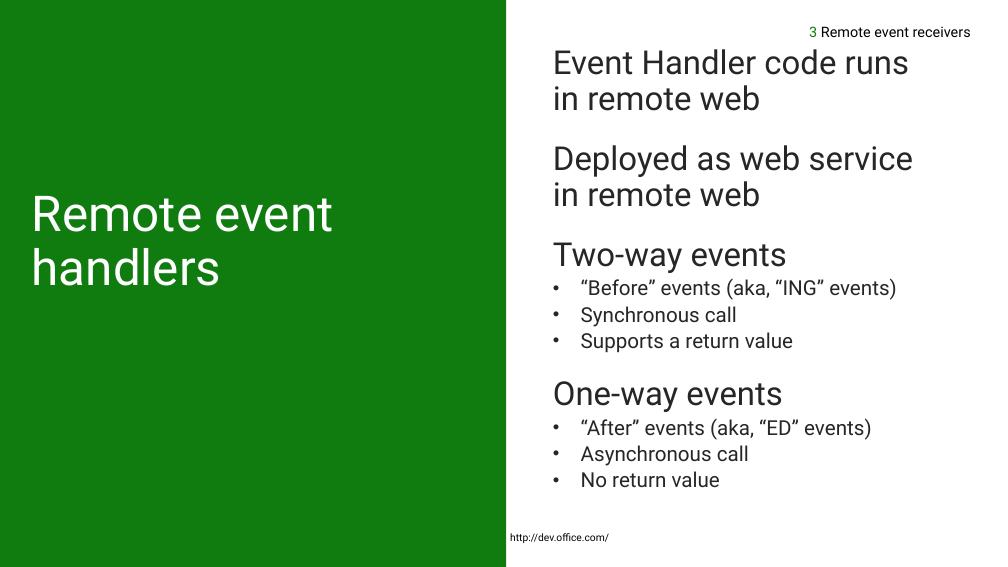
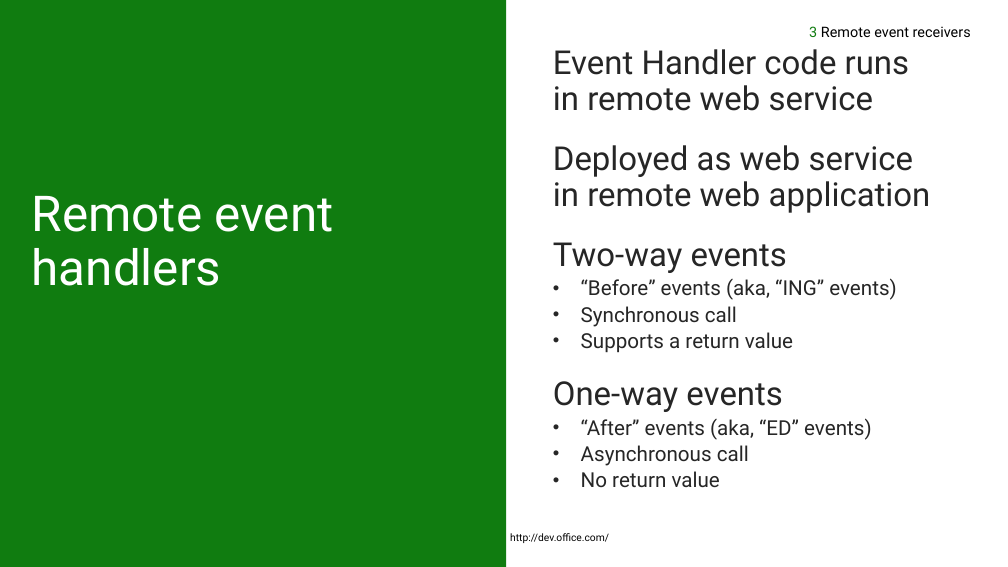
Before and after one commit to fabbbiob/TrainingContent, a slide deck: slide 19 of O3652/O3652-6 Deep Dive into Provider Hosted Add-ins/O3652-6 Deep Dive into Provider Hosted Apps.pptx (slide 20 before the commit). Drawn at 1008x567 pixels with LibreOffice and Linux fonts; fonts in the diff are those of the drawing; background and template pictures are left out. Boxes give left, top, right and bottom in pixels: in the first picture for what was removed or moved away, otherwise in the second. Text is boxed around its words. In the diff, an @@ line names an element or a change of style, - is before the commit and + after.

```diff
--- a/O3652/O3652-6 Deep Dive into Provider Hosted Add-ins/O3652-6 Deep Dive into Provider Hosted Apps.pptx
+++ b/O3652/O3652-6 Deep Dive into Provider Hosted Add-ins/O3652-6 Deep Dive into Provider Hosted Apps.pptx
@@ text at box(553, 49, 931, 213): text changed @@
-Event Handler code runs
-in remote web
-Deployed as web service
-in remote web
+Event Handler code runs
+in remote web service
+Deployed as web service
+in remote web application
```
Also in this commit, not shown: 16 other slides changed, 1 slide added, 3 slides removed.
